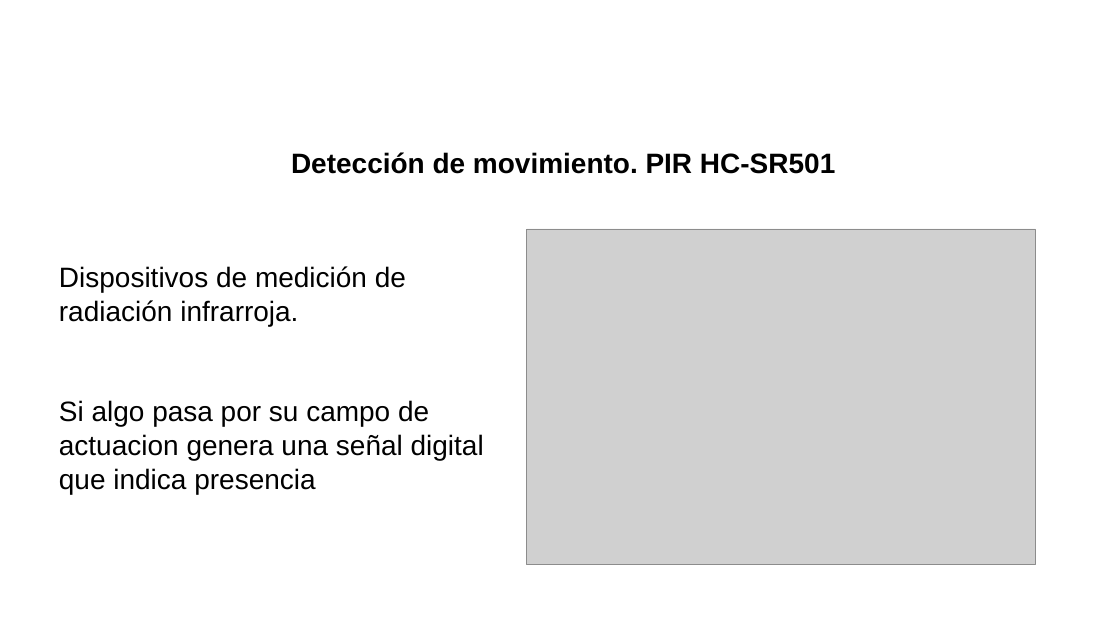
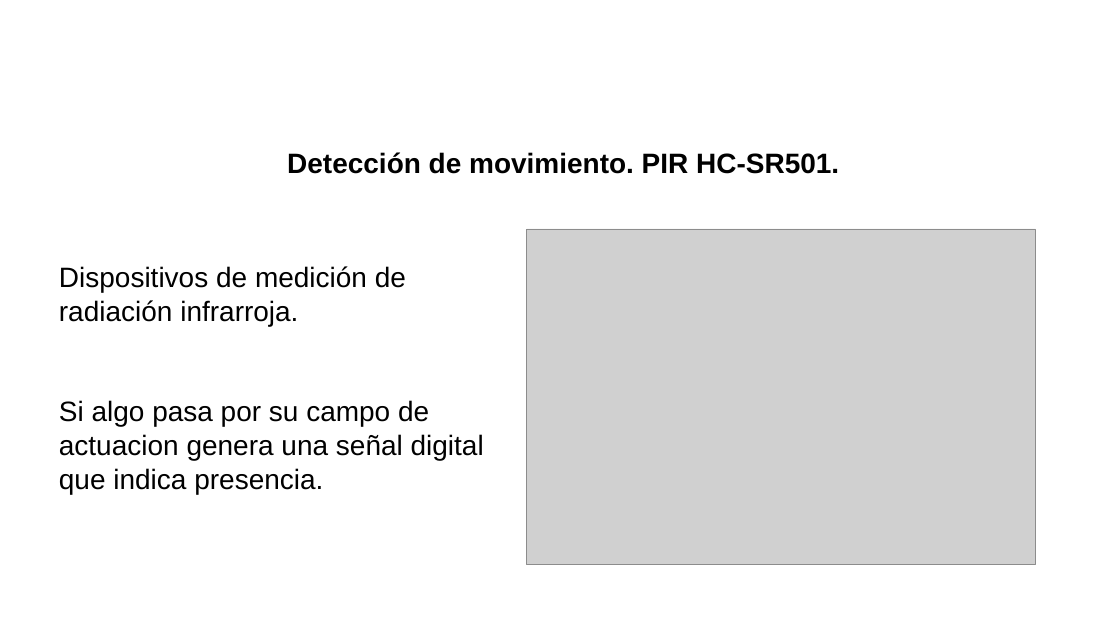
Before and after one commit to aigora/twA109-jaime-pablo-sara, a slide deck: slide 5 of trabajoinformatica_sinterminar.pptx. Drawn at 1120x630 pixels with LibreOffice and Linux fonts; fonts in the diff are those of the drawing; grey boxes stand for pictures; background and template pictures are left out. Boxes give left, top, right and bottom in pixels: in the first picture for what was removed or moved away, otherwise in the second. Text is boxed around its words. In the diff, an @@ line names an element or a change of style, - is before the commit and + after.

```diff
--- a/trabajoinformatica_sinterminar.pptx
+++ b/trabajoinformatica_sinterminar.pptx
@@ text at (287,152,839,174): text changed @@
-  Detección de movimiento. PIR HC-SR501
+  Detección de movimiento. PIR HC-SR501.
@@ text at (59,400,484,494): text changed @@
-Si algo pasa por su campo de actuacion genera una señal digital que indica presencia
+Si algo pasa por su campo de actuacion genera una señal digital que indica presencia.
```
Also in this commit, not shown: 7 other slides changed.
